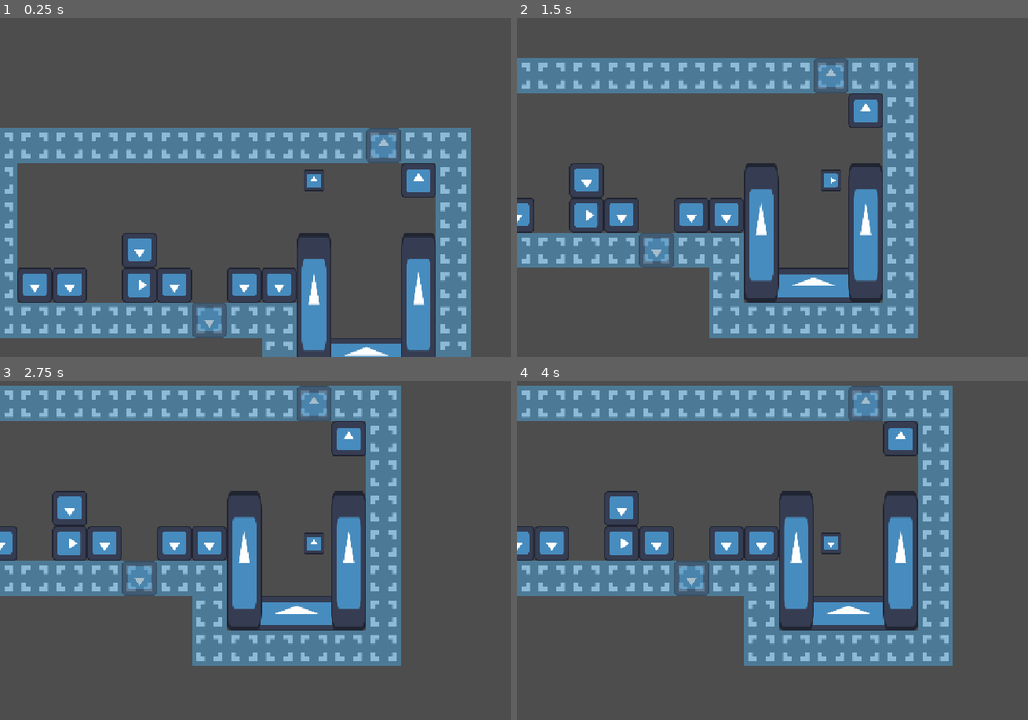
Above: before the commit, frames 1-4 (two rows, left to right).
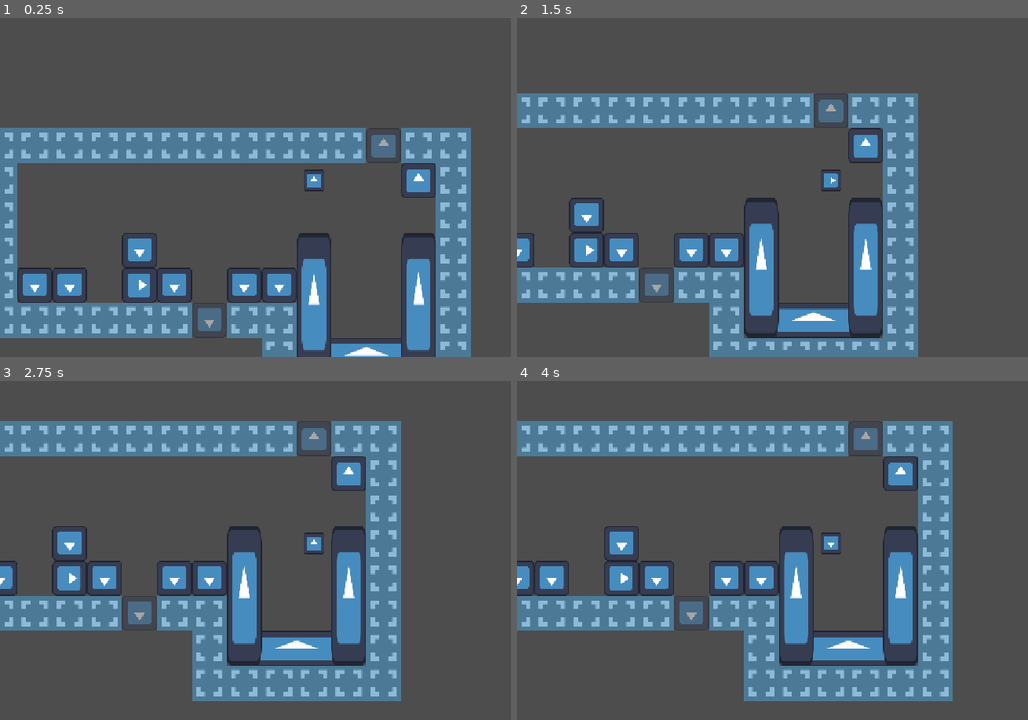
Above: after the commit, the same moments.

Repository: EfficiencySimplicity/godot-level-playground
Game: Godot game, scene res://Scenes/testing_ground.tscn
The game is run twice, just before and just after one commit, with the same random seed, the same clock (stepped at 60 frames per second) and the same inputs. The engine's default icon, where the game draws it, is replaced by a stand-in: a white triangle on a blue panel in a dark square.
Inputs:
- Up to frame 1 (0.25 s): no input
- Up to frame 2 (1.5 s): tap Enter at 0.5 s; hold Right (Right) 0.53-1.28 s; hold Up (Movement) 0.53-1.28 s; tap Space at 1.25 s; hold Down (Down) from 1.28 s (still down); tap Up (Movement) at 1.35 s
- Up to frame 3 (2.75 s): tap Enter at 2 s; release Down (Down) at 2.03 s; hold Right (Right) from 2.03 s (still down); hold Up (Movement) from 2.03 s (still down)
- Up to frame 4 (4 s): tap Space at 2.75 s; release Up (Movement) at 2.78 s; tap Up (Movement) at 2.85 s; tap Enter at 3.5 s; release Right (Right) at 3.53 s; hold Left (Left) from 3.53 s (still down); hold Up (Movement) from 3.53 s (still down)

The runs differ from the first frame. In frame 1, 1.4% of the frame differs, in the area x 37-79%, y 32-95%; in frame 2, 34%; in frame 3, 36%; in frame 4, 39%, in the area x 0-86%, y 1-95%.

Commit message:
added doors

Diff:
--- a/Scenes/door.tscn
+++ b/Scenes/door.tscn
@@ -3,6 +3,7 @@
 [ext_resource type="PackedScene" uid="uid://d1mrx41hyr2ff" path="res://Scenes/item_placer.tscn" id="1_w6aom"]
 [ext_resource type="Script" uid="uid://dto4jcqcxdave" path="res://Scripts/door_placer.gd" id="2_fahql"]
 [ext_resource type="Texture2D" uid="uid://pple6fejhs41" path="res://icon.svg" id="2_p0e35"]
+[ext_resource type="Script" uid="uid://ytaokkpdfs8" path="res://tile_stamper.gd" id="3_ab4ky"]
 
 [sub_resource type="RectangleShape2D" id="RectangleShape2D_fahql"]
 size = Vector2(192, 64)
@@ -10,8 +11,12 @@
 [sub_resource type="RectangleShape2D" id="RectangleShape2D_ab4ky"]
 size = Vector2(64, 128)
 
-[node name="Door" unique_id=70122258 instance=ExtResource("1_w6aom")]
+[sub_resource type="RectangleShape2D" id="RectangleShape2D_krb5w"]
+size = Vector2(64, 64)
+
+[node name="Door" unique_id=70122258 node_paths=PackedStringArray("tiles") instance=ExtResource("1_w6aom")]
 script = ExtResource("2_fahql")
+tiles = [NodePath("Placement/TileStamper")]
 
 [node name="CollisionShape2D" parent="Placement/MustBeSolids" parent_id_path=PackedInt32Array(538475917) index="0" unique_id=2018220721]
 shape = SubResource("RectangleShape2D_fahql")
@@ -20,6 +25,16 @@
 position = Vector2(32, 64)
 shape = SubResource("RectangleShape2D_ab4ky")
 
+[node name="TileStamper" type="Area2D" parent="Placement" parent_id_path=PackedInt32Array(412783648) index="3" unique_id=1585183351]
+script = ExtResource("3_ab4ky")
+source_id = -1
+dest_name = "Walls"
+metadata/_custom_type_script = "uid://ytaokkpdfs8"
+
+[node name="CollisionShape2D" type="CollisionShape2D" parent="Placement/TileStamper" index="0" unique_id=834605127]
+position = Vector2(32, -32)
+shape = SubResource("RectangleShape2D_krb5w")
+
 [node name="Sprite2D" type="Sprite2D" parent="." index="1" unique_id=653719424]
 modulate = Color(1, 1, 1, 0.5019608)
 position = Vector2(32, -32)
--- a/Scenes/item_placer.tscn
+++ b/Scenes/item_placer.tscn
@@ -10,7 +10,7 @@
 
 [node name="Placement" type="Node2D" parent="." unique_id=412783648]
 
-[node name="Solids" type="Area2D" parent="Placement" unique_id=1801023206]
+[node name="Solids" type="StaticBody2D" parent="Placement" unique_id=1890553233]
 
 [node name="CollisionShape2D" type="CollisionShape2D" parent="Placement/Solids" unique_id=1655109649]
 position = Vector2(-32, -32)
--- a/Scenes/testing_ground.tscn
+++ b/Scenes/testing_ground.tscn
@@ -18,9 +18,12 @@
 physics_layer_0/collision_layer = 1
 sources/0 = SubResource("TileSetAtlasSource_k0nfe")
 
-[node name="TestingGround" type="Node2D" unique_id=1366896337]
+[node name="TestingGround" type="Node2D" unique_id=1366896337 node_paths=PackedStringArray("tile_map_layers")]
 script = ExtResource("1_38jdy")
 num_rooms = 13
+tile_map_layers = {
+"Walls": NodePath("Walls")
+}
 
 [node name="Floor" type="TileMapLayer" parent="." unique_id=1820883551]
 enabled = false
@@ -37,7 +40,6 @@
 
 [node name="RayCast2D" type="RayCast2D" parent="PlayerMover" unique_id=1053284335]
 target_position = Vector2(64, 0)
-collide_with_areas = true
 
 [node name="Sprite2D" type="Sprite2D" parent="PlayerMover" unique_id=1062190360]
 scale = Vector2(0.3, 0.3)
--- a/Scripts/item_placer.gd
+++ b/Scripts/item_placer.gd
@@ -1,8 +1,10 @@
 class_name ItemPlacer extends Node2D
 
-@export var _solids: Area2D
-@export var _must_be_solids: Area2D
-@export var _must_be_empty: Area2D
+@export var _solids: CollisionObject2D
+@export var _must_be_solids: CollisionObject2D
+@export var _must_be_empty: CollisionObject2D
+
+@export var tiles: Array[TileStamper]
 
 # TODO: the whole placement thing in a single loop! so this obj never exposes its placement
 # and it self-deletes, maybe returning a bool if successful.
@@ -43,6 +45,10 @@
 	global_position = my_position
 	rotation_degrees = pos.side * 90
 	stack.place(map_stack, pos)
+
+	for layer in tiles:
+		layer.stamp(parent.get_parent().tile_map_layers[layer.dest_name])
+
 	return true
 
 func get_non_room_blocking_placement(stack: PlacementStack, map_stack: MapLayerStack, ok_placements: Array[Placement]):
@@ -67,20 +73,20 @@
 func _compile() -> PlacementStack:
 	var layers: Dictionary[String, PlacementLayer]
 
-	var _solids_layer = MapLayer.from_area2d(_solids)
+	var _solids_layer = MapLayer.from_shapes2d(_solids)
 	if _solids_layer != null:
 		var solids_layer = PlacementLayer.new(_solids_layer,
 			{"Solids": _solids_layer.doesnt_collide, "MustBeEmpty": _solids_layer.doesnt_collide},
 			{"Solids": _solids_layer.place_on})
 		layers["Solids"] = solids_layer
 
-	var _must_be_solids_layer = MapLayer.from_area2d(_must_be_solids)
+	var _must_be_solids_layer = MapLayer.from_shapes2d(_must_be_solids)
 	if _must_be_solids_layer != null:
 		var must_be_solids_layer = PlacementLayer.new(_must_be_solids_layer,
 			{"Solids": _must_be_solids_layer.overlaps})
 		layers["MustBeSolids"] = must_be_solids_layer
 
-	var _must_be_empty_layer = MapLayer.from_area2d(_must_be_empty)
+	var _must_be_empty_layer = MapLayer.from_shapes2d(_must_be_empty)
 	if _must_be_empty_layer != null:
 		var must_be_empty_layer = PlacementLayer.new(_must_be_empty_layer,
 			{"Solids": _must_be_empty_layer.doesnt_collide},
--- a/Scripts/level_generator.gd
+++ b/Scripts/level_generator.gd
@@ -3,6 +3,8 @@
 @export var num_rooms: int = 16
 @export var room_gap: int = 50
 @export var doors_per_room: int = 2
+
+@export var tile_map_layers: Dictionary[String, TileMapLayer]
 
 @onready var room_generator = preload("res://Scenes/room_generator.tscn")
 @onready var door = preload("res://Scenes/door.tscn")
--- a/Scripts/map_layer.gd
+++ b/Scripts/map_layer.gd
@@ -55,17 +55,17 @@
 	return MapLayer.from_rect(bounding_rect, _cell_size, 1)
 
 ## The MapLayer will be 0 (false) wherever it is outside the room
-static func from_area2d(area: Area2D, _cell_size: int = 64) -> MapLayer:
-	if area == null:
+static func from_shapes2d(collider: CollisionObject2D, _cell_size: int = 64) -> MapLayer:
+	if collider == null:
 		return null
 
-	var children = area.get_children().filter(func(x): return x is CollisionShape2D and x.shape != null)
-
-	if children.is_empty():
+	var shapes = collider.get_children().filter(func(x): return x is CollisionShape2D and x.shape != null)
+
+	if shapes.is_empty():
 		return null
 
 	return MapLayer.from_layers(
-		children.map(func(shape): return MapLayer.from_collision_shape(shape, _cell_size))
+		shapes.map(func(shape): return MapLayer.from_collision_shape(shape, _cell_size))
 	)
 
 ## Gets an value from the MapLayer
--- a/Scripts/room_generator.gd
+++ b/Scripts/room_generator.gd
@@ -58,7 +58,7 @@
 
 func get_solids_layer() -> MapLayer:
 	# TODO: there must be a way to set the fill of the area2d...
-	return MapLayer.from_area2d(self, 64).inverted().bordered(true)
+	return MapLayer.from_shapes2d(self, 64).inverted().bordered(true)
 
 func get_walls_layer() -> MapLayer:
 	var blocks = get_children().filter(func(x): return x is CollisionShape2D and x.shape != null).map(func(shape): return MapLayer.from_collision_shape(shape, 64).inverted())
--- /dev/null
+++ b/tile_stamper.gd
@@ -0,0 +1,10 @@
+class_name TileStamper extends Area2D
+
+@export var source_id: int
+@export var tile_pos: Vector2i
+
+@export var dest_name: String
+
+# Yes, the dest_name is not used by ourselves to get the map!
+func stamp(dest: TileMapLayer):
+	MapLayer.from_shapes2d(self).inverted().stamp_on_tilemap(dest, source_id, tile_pos)
Not shown, added: tile_stamper.gd.uid
